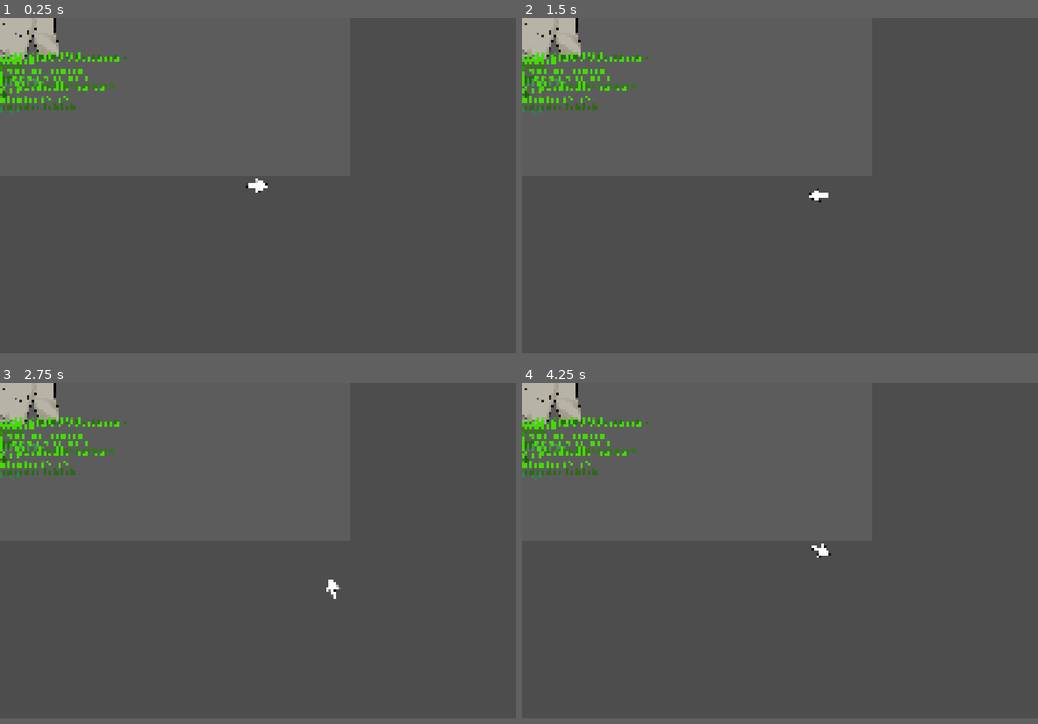
Above: before the commit, frames 1-4 (two rows, left to right).
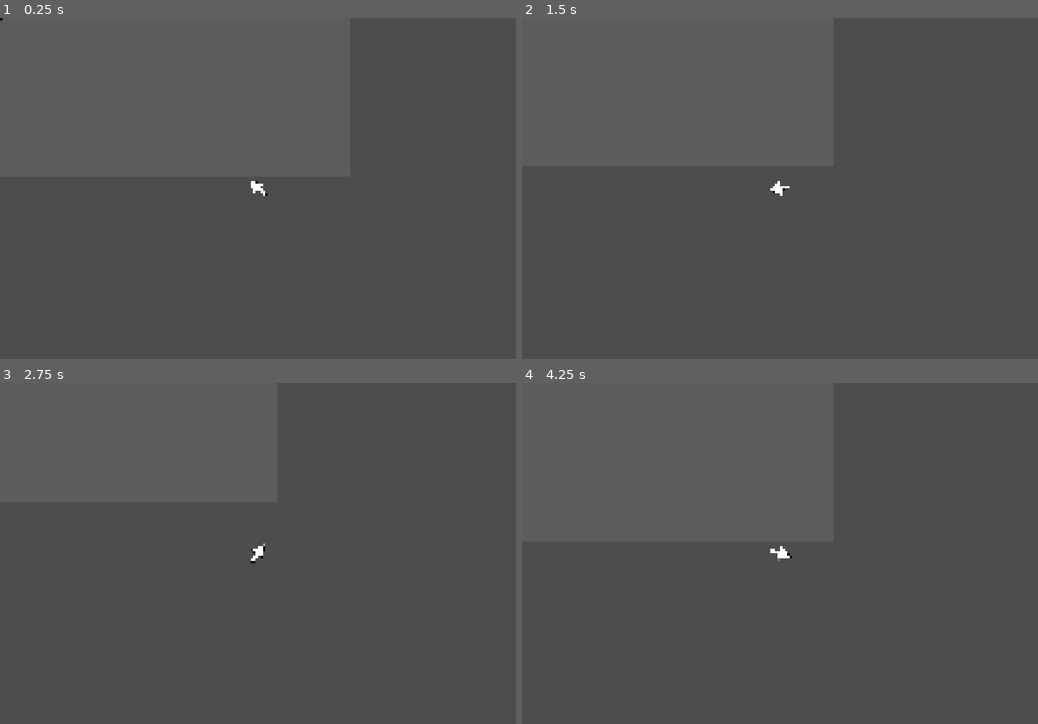
Above: after the commit, the same moments.

Repository: HaroldHuynh/2026GameJam
Game: Godot game, scene res://levels/level_1.tscn
Same seed, same stepped clock (60 frames per second), same inputs: the game is played once before the commit and once after it.
Inputs (mouse positions are in pixels of both pictures, inside the frame that each line leads up to):
- Up to frame 1 (0.25 s): no input
- Up to frame 2 (1.5 s): move the mouse to (893, 168) at 0.52 s; hold D (right) 0.53-1.28 s; tap Space at 0.77 s; move the mouse to (676, 202) at 1.27 s; hold S (down) from 1.28 s (still down)
- Up to frame 3 (2.75 s): tap Space at 1.52 s; move the mouse to (309, 478) at 2.02 s; release S (down) at 2.03 s; hold D (right) from 2.03 s (still down)
- Up to frame 4 (4.25 s): move the mouse to (754, 618) at 2.77 s; release D (right) at 2.78 s; hold W (up) 2.78-3.53 s; tap Space at 3.02, 3.77 s; move the mouse to (934, 601) at 3.52 s; hold A (left) from 3.53 s (still down)
In our replay, the window is 800x520 before the commit and 800x529 after it. These sizes can differ from the game's own. Grey fills any space a smaller window leaves; there, only what the larger window draws over its background counts as a difference.

The runs differ from the first frame. In frame 1, 2.5% of the frame differs, in the area x 0-52%, y 0-53%; in frame 2, 2.5%; in frame 3, 2.6%; in frame 4, 2.6%, in the area x 0-60%, y 0-53%.

Commit message:
removed old mikey

Diff:
--- a/levels/level_1.tscn
+++ b/levels/level_1.tscn
@@ -13,6 +13,10 @@
 
 [node name="player" parent="." unique_id=791101554 instance=ExtResource("2_n46q3")]
 
+[node name="Camera2D" type="Camera2D" parent="player" unique_id=1713923249]
+position = Vector2(-2, 2)
+scale = Vector2(1000, 1000)
+
 [node name="MeshInstance2D" type="MeshInstance2D" parent="." unique_id=484804871]
 modulate = Color(0.5625185, 0.56694263, 0.57071996, 0.23529412)
 position = Vector2(52, -320)
@@ -26,4 +30,4 @@
 [node name="Bullet0" parent="." unique_id=1668686589 instance=ExtResource("4_btoec")]
 
 [node name="Michelangelo" parent="." unique_id=1819540606 instance=ExtResource("4_kx6l7")]
-position = Vector2(-62, -14)
+position = Vector2(915, -907)
--- a/levels/michelangelo_(1991).tscn
+++ /dev/null
@@ -1,52 +0,0 @@
-[gd_scene format=3 uid="uid://03eygp1gukmw"]
-
-[ext_resource type="Texture2D" uid="uid://bj10r37n68wd" path="res://assets/texture/angelo-attack1.png" id="1_ds5fn"]
-[ext_resource type="Script" uid="uid://bt5gv67c4ta2u" path="res://levels/boss.gd" id="1_ixhdo"]
-[ext_resource type="Texture2D" uid="uid://c88kcegjp26so" path="res://assets/texture/gj1.png" id="1_p5vl5"]
-[ext_resource type="Texture2D" uid="uid://bop2ixwybw5cw" path="res://assets/texture/gj2.png" id="2_5n0hc"]
-[ext_resource type="Texture2D" uid="uid://duevitpev4jfk" path="res://assets/texture/angelo-attack2.png" id="2_ixhdo"]
-
-[sub_resource type="RectangleShape2D" id="RectangleShape2D_p5vl5"]
-size = Vector2(3.051, 3.7940004)
-
-[sub_resource type="SpriteFrames" id="SpriteFrames_gqjfa"]
-animations = [{
-"frames": [{
-"duration": 1.0,
-"texture": ExtResource("1_ds5fn")
-}, {
-"duration": 1.0,
-"texture": ExtResource("2_ixhdo")
-}],
-"loop": 1,
-"name": &"angelo-attack",
-"speed": 5.0
-}, {
-"frames": [{
-"duration": 1.0,
-"texture": ExtResource("1_p5vl5")
-}, {
-"duration": 1.0,
-"texture": ExtResource("2_5n0hc")
-}],
-"loop": 1,
-"name": &"angelo-idle",
-"speed": 5.0
-}]
-
-[node name="Michelangelo (1991)" type="StaticBody2D" unique_id=680848698]
-scale = Vector2(0.5, 0.5)
-script = ExtResource("1_ixhdo")
-
-[node name="CharacterBody2D" type="CharacterBody2D" parent="." unique_id=1703036539]
-
-[node name="CollisionShape2D" type="CollisionShape2D" parent="." unique_id=105972220]
-position = Vector2(-200.50006, -873)
-scale = Vector2(1000, 1000)
-shape = SubResource("RectangleShape2D_p5vl5")
-
-[node name="AnimatedSprite2D" type="AnimatedSprite2D" parent="." unique_id=1921463905]
-position = Vector2(-363.49988, -876.4999)
-scale = Vector2(1.54525, 1.5418518)
-sprite_frames = SubResource("SpriteFrames_gqjfa")
-animation = &"angelo-idle"
--- a/project.godot
+++ b/project.godot
@@ -18,7 +18,7 @@
 [display]
 
 window/size/viewport_width=3024
-window/size/viewport_height=1964
+window/size/viewport_height=2000
 window/stretch/mode="canvas_items"
 window/stretch/aspect="expand"
 
